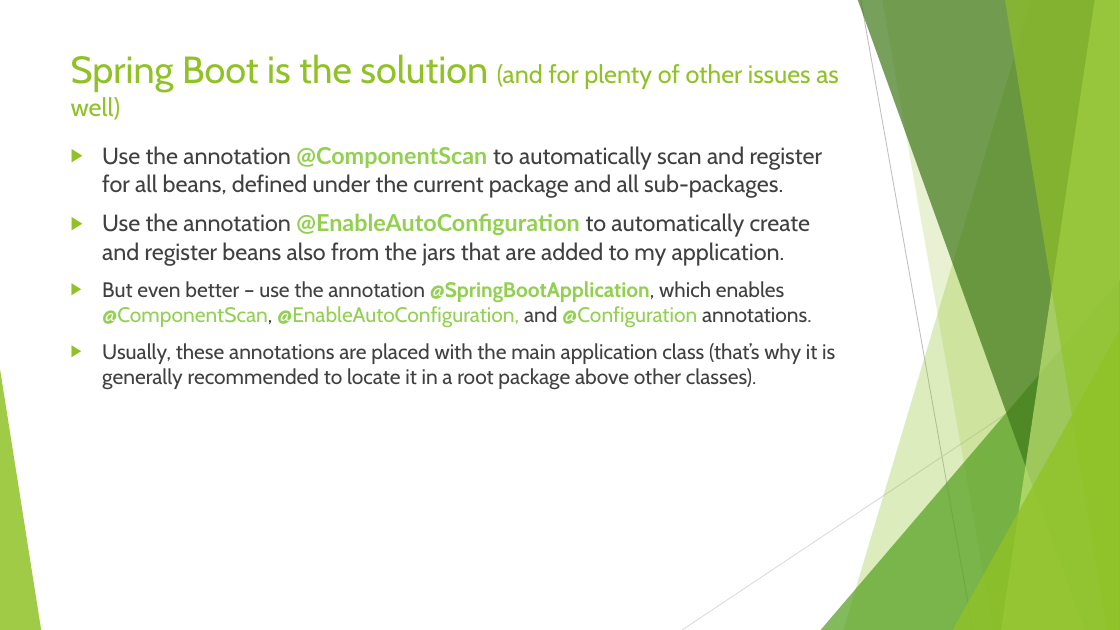
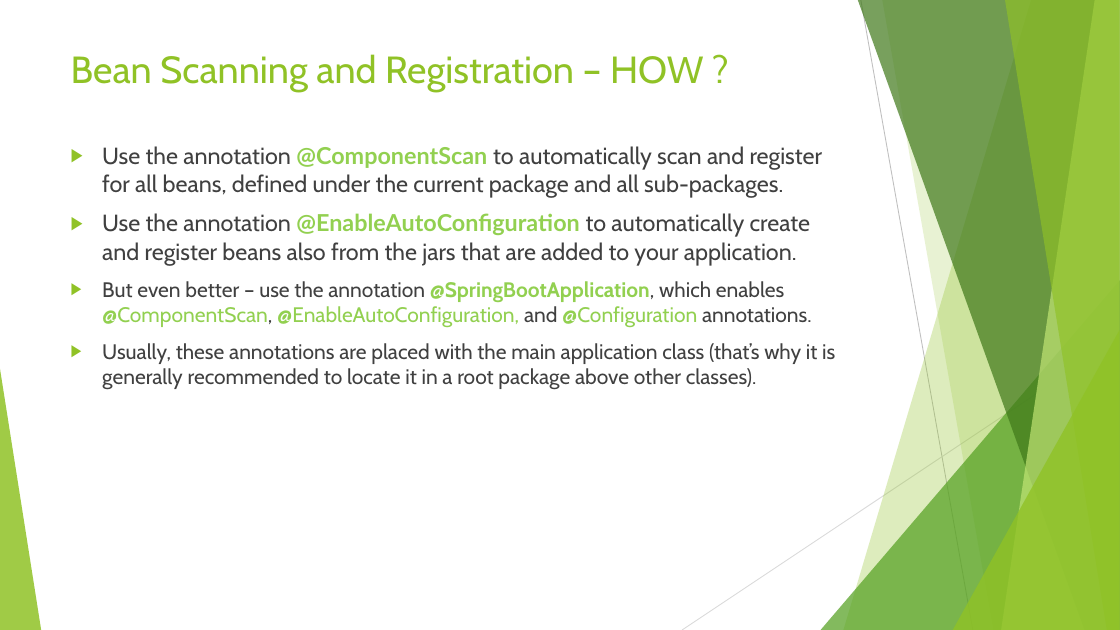
Before and after one commit to idanshal/sb-todo-app-tdp, a slide deck: slide 33 of course_data/presentations/practical_spring_boot_for_tdp_01.pptx. Drawn at 1120x630 pixels with LibreOffice and Linux fonts; fonts in the diff are those of the drawing. Boxes give left, top, right and bottom in pixels: in the first picture for what was removed or moved away, otherwise in the second. Text is boxed around its words. In the diff, an @@ line names an element or a change of style, - is before the commit and + after.

```diff
--- a/course_data/presentations/practical_spring_boot_for_tdp_01.pptx
+++ b/course_data/presentations/practical_spring_boot_for_tdp_01.pptx
@@ title at [71,54,704,92]: text changed; size 21.6 to 32.4 pt @@
-Spring Boot is the solution (and for plenty of other issues as well)
+Bean Scanning and Registration – HOW ?
@@ text at [102,213,811,265]: text changed @@
-▶ Use the annotation @EnableAutoConfiguration to automatically create and register beans also from the jars that are added to my application.
+▶ Use the annotation @EnableAutoConfiguration to automatically create and register beans also from the jars that are added to your application.
```
Also in this commit, not shown: 7 other slides changed, 1 slide added, 7 slides removed, 1 other file.
